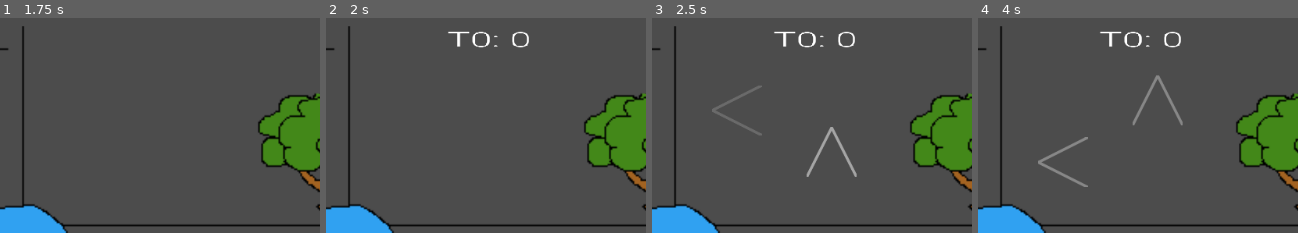
Above: before the commit, frames 1-4 (left to right).
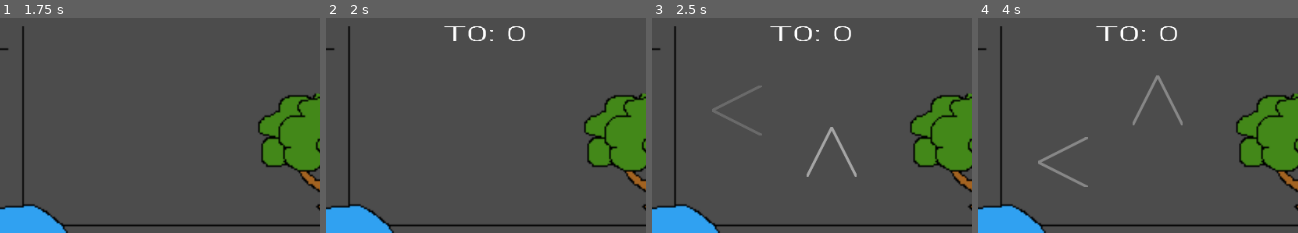
Above: after the commit, the same moments.

Repository: Sntx626/GameJam5
Game: Godot game, scene res://Scenes/MainScene.tscn
The game is run twice, just before and just after one commit, with the same random seed, the same clock (stepped at 60 frames per second) and the same inputs.
Inputs:
- Up to frame 1 (1.75 s): tap Enter at 0.5 s; hold Right (A_right) 0.53-1.28 s; hold Left (A_left) from 1.28 s (still down)
- Up to frame 2 (2 s): keep holding Left (A_left)
- Up to frame 3 (2.5 s): release Left (A_left) at 2.03 s; hold Right (A_right) from 2.03 s (still down)
- Up to frame 4 (4 s): release Right (A_right) at 2.78 s; hold Up (A_up) 2.78-3.53 s; hold Left (A_left) from 3.53 s (still down)
The pictures show only the part of the screen within x 17-67%, y 6-56%; the shares and areas given below are measured in that part.

Frame 1 is identical in both runs. In frame 2, 0.9% of the frame differs, in the area x 36-64%, y 3-14%; in frame 3, 0.9%; in frame 4, 0.9%.

Commit message:
added Music v0

Diff:
--- a/Scenes/MainScene.tscn
+++ b/Scenes/MainScene.tscn
@@ -1,9 +1,10 @@
-[gd_scene load_steps=5 format=2]
+[gd_scene load_steps=6 format=2]
 
 [ext_resource path="res://Scenes/MainScene.gd" type="Script" id=1]
 [ext_resource path="res://Scenes/UI.tscn" type="PackedScene" id=2]
 [ext_resource path="res://Scenes/klicker.tscn" type="PackedScene" id=3]
 [ext_resource path="res://Assets/stageExample.png" type="Texture" id=4]
+[ext_resource path="res://Sounds/GameJamLofi1_52BPM.mp3" type="AudioStream" id=5]
 
 [node name="MainScene" type="Node2D"]
 script = ExtResource( 1 )
@@ -16,4 +17,8 @@
 [node name="RythmGame" parent="." instance=ExtResource( 2 )]
 
 [node name="Klicker" parent="." instance=ExtResource( 3 )]
-position = Vector2( 5.04535, 7.56805 )
+
+[node name="AudioStreamPlayer" type="AudioStreamPlayer" parent="."]
+stream = ExtResource( 5 )
+volume_db = -30.0
+autoplay = true
Not shown, added: Sounds/GameJamLofi1_52BPM.mp3.import
Not shown, added: Sounds/GameJamLofi1_52BPM.mp3
